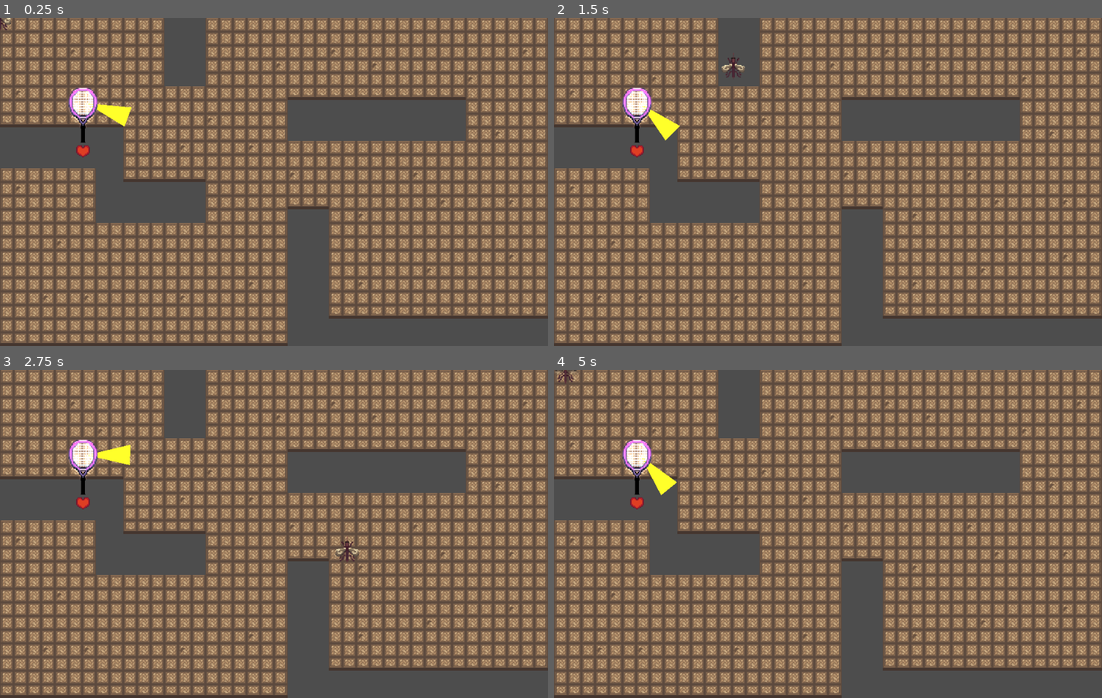
Above: before the commit, frames 1-4 (two rows, left to right).
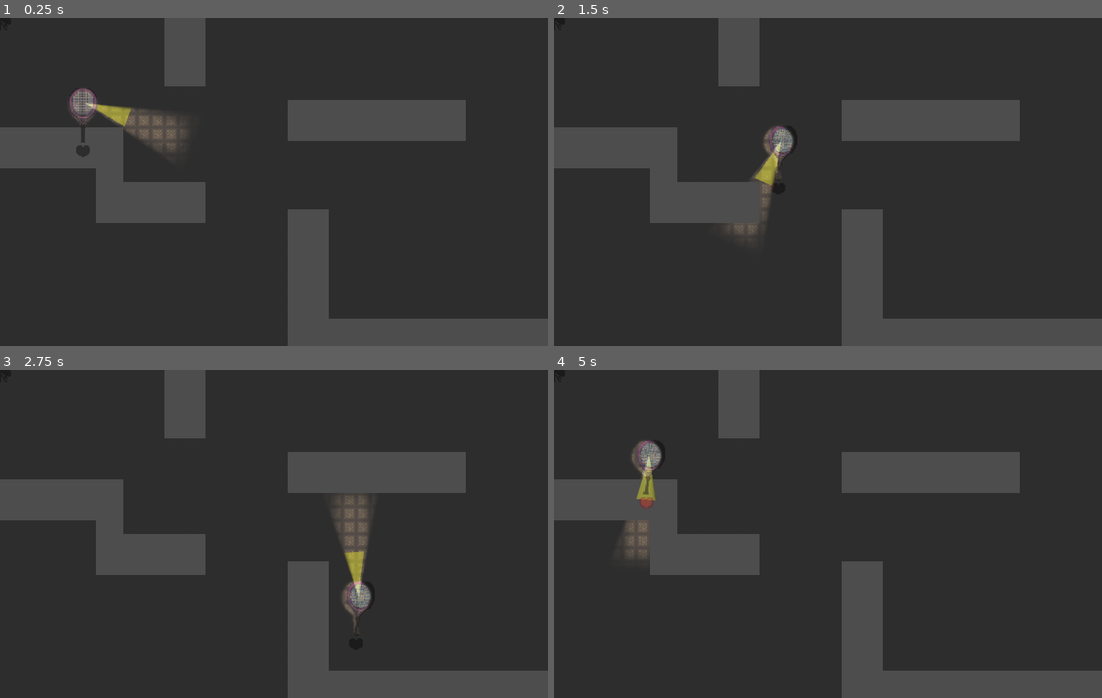
Above: after the commit, the same moments.

Repository: VivianChenyc5519/hit-mosquito
Game: Godot game, scene res://scenes/game.tscn
Two runs of this game, one before a commit and one after it. Both use one fixed random seed, a clock stepped at 60 frames per second and the inputs below.
Inputs (mouse positions are in pixels of both pictures, inside the frame that each line leads up to):
- Up to frame 1 (0.25 s): no input
- Up to frame 2 (1.5 s): tap Enter at 0.5 s; move the mouse to (948, 165) at 0.52 s; press the mouse at (948, 165) at 0.53 s; hold D (move_right) 0.53-1.28 s; move the mouse to (718, 198) at 1.27 s; release the mouse at (718, 198) at 1.28 s; hold S (move_down) from 1.28 s (still down); tap 1 at 1.35 s
- Up to frame 3 (2.75 s): move the mouse to (328, 461) at 2.02 s; release S (move_down) at 2.03 s; hold D (move_right) from 2.03 s (still down); tap 2 at 2.1 s
- Up to frame 4 (5 s): move the mouse to (800, 599) at 2.77 s; release D (move_right) at 2.78 s; hold W (move_up) 2.78-3.53 s; tap 3 at 2.85 s; move the mouse to (992, 583) at 3.52 s; press the mouse at (992, 583) at 3.53 s; hold A (move_left) from 3.53 s (still down); move the mouse to (663, 484) at 4.27 s; release the mouse at (663, 484) at 4.28 s; tap 1 at 4.35 s

The runs differ from the first frame. In frame 1, 81% of the frame differs, in the area x 0-100%, y 0-100%; in frame 2, 81%; in frame 3, 81%; in frame 4, 81%.

Commit message:
add progress bar (not implemented yet)

Diff:
--- a/scenes/mosquito.tscn
+++ b/scenes/mosquito.tscn
@@ -150,3 +150,7 @@
 visibility_layer = 2
 scale = Vector2(2, 2)
 shape = SubResource("CircleShape2D_jn24c")
+
+[node name="CoolDown" type="TextureProgressBar" parent="." unique_id=98912732]
+offset_right = 40.0
+offset_bottom = 40.0
--- a/scripts/game.gd
+++ b/scripts/game.gd
@@ -10,7 +10,7 @@
 	HUMAN,
 	MOSQUITO
 }
-@export var test_player = TestPlayer.MOSQUITO
+@export var test_player = TestPlayer.HUMAN
 
 # Called when the node enters the scene tree for the first time.
 func _ready() -> void:
--- a/scripts/mosquito.gd
+++ b/scripts/mosquito.gd
@@ -11,6 +11,7 @@
 
 @onready var mosquito_sprite: AnimatedSprite2D = $MosquitoSprite
 @onready var bite_area: Area2D = $BiteArea
+@onready var coolBar: TextureProgressBar = $CoolDown
 
 
 var input_enabled: bool = true
